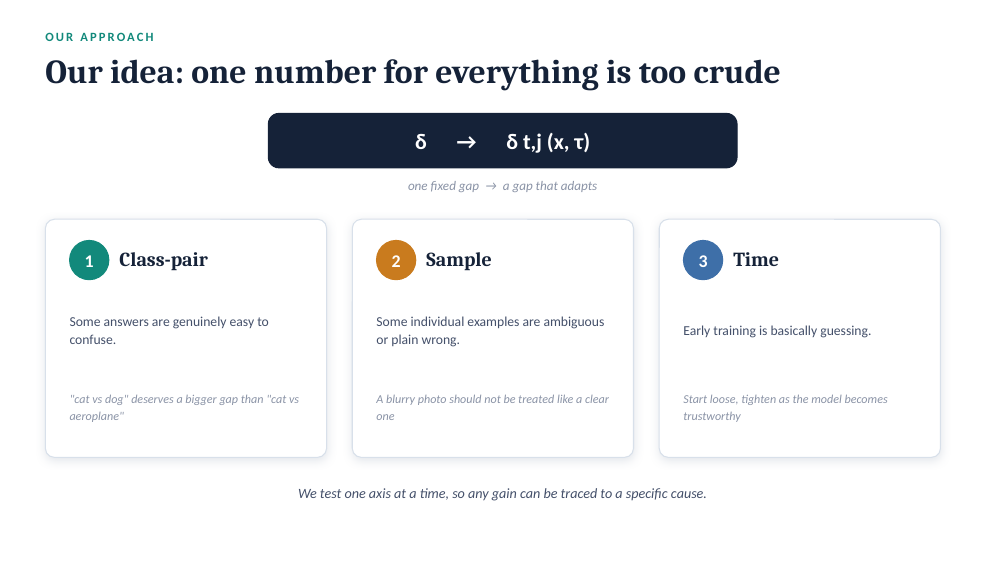
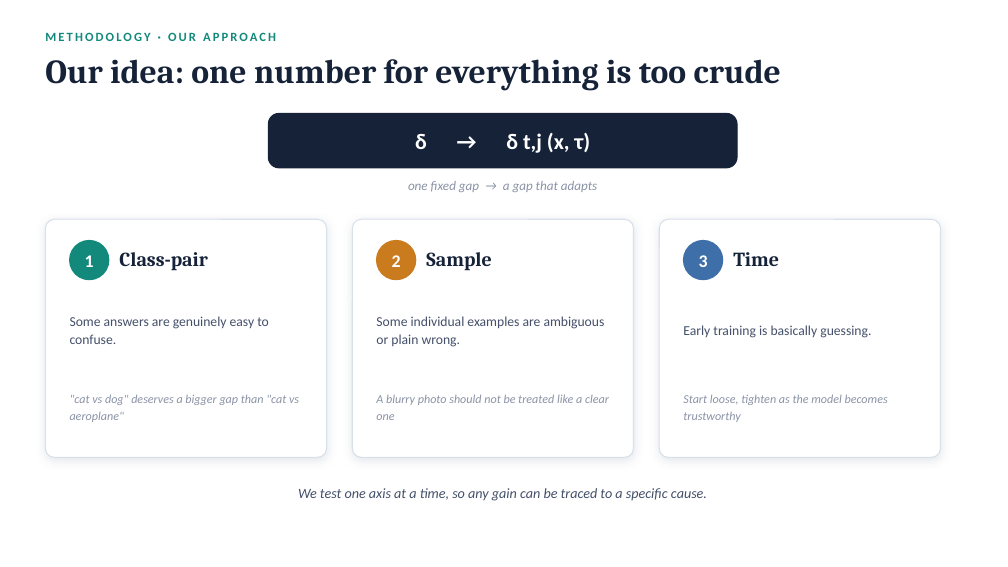
Before and after one commit to haitomnsg/softmaxResearch, a slide deck: slide 10 of presentation/GAM-Softmax-Presentation.pptx (slide 5 before the commit). Drawn at 1008x567 pixels with LibreOffice and Linux fonts; fonts in the diff are those of the drawing. Boxes give left, top, right and bottom in pixels: in the first picture for what was removed or moved away, otherwise in the second. Text is boxed around its words. In the diff, an @@ line names an element or a change of style, - is before the commit and + after.

```diff
--- a/presentation/GAM-Softmax-Presentation.pptx
+++ b/presentation/GAM-Softmax-Presentation.pptx
@@ text at bbox=[45, 32, 276, 41]: text changed @@
-OUR APPROACH
+METHODOLOGY · OUR APPROACH
```
Also in this commit, not shown: 10 other slides changed, 9 slides added, 1 slide removed, 1 other file.
